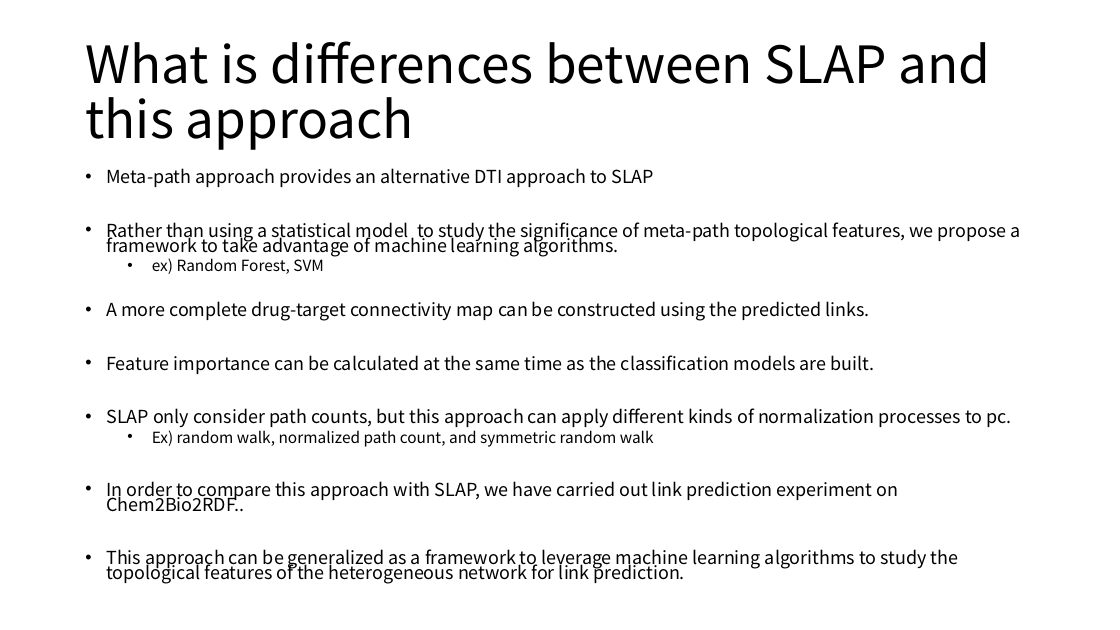
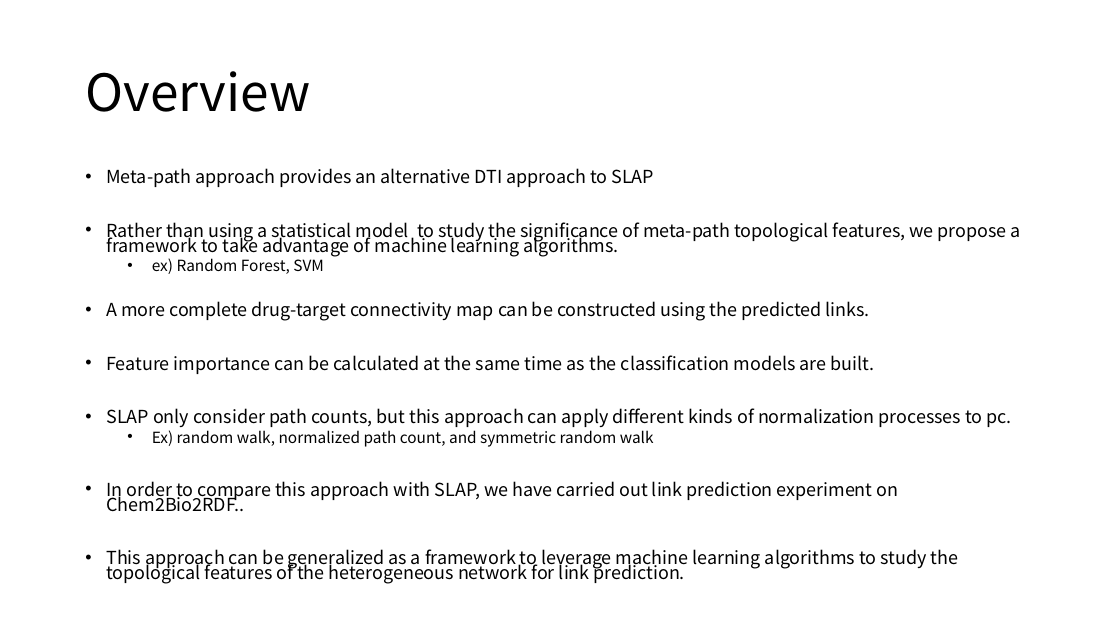
Before and after one commit to moklise/TIL, a slide deck: slide 5 of Review/BMCBioinfo_2016_Fu_predicting drug target using sementic network/Predicting drug target interactions using meta-path-based semantic network.pptx. Drawn at 1120x630 pixels with LibreOffice and Linux fonts; fonts in the diff are those of the drawing. Boxes give left, top, right and bottom in pixels: in the first picture for what was removed or moved away, otherwise in the second. Text is boxed around its words. In the diff, an @@ line names an element or a change of style, - is before the commit and + after.

```diff
--- a/Review/BMCBioinfo_2016_Fu_predicting drug target using sementic network/Predicting drug target interactions using meta-path-based semantic network.pptx
+++ b/Review/BMCBioinfo_2016_Fu_predicting drug target using sementic network/Predicting drug target interactions using meta-path-based semantic network.pptx
@@ title at bbox=[85, 71, 310, 112]: text changed @@
-What is differences between SLAP and this approach
+Overview
```
Also in this commit, not shown: 7 other slides changed, 4 other files.
